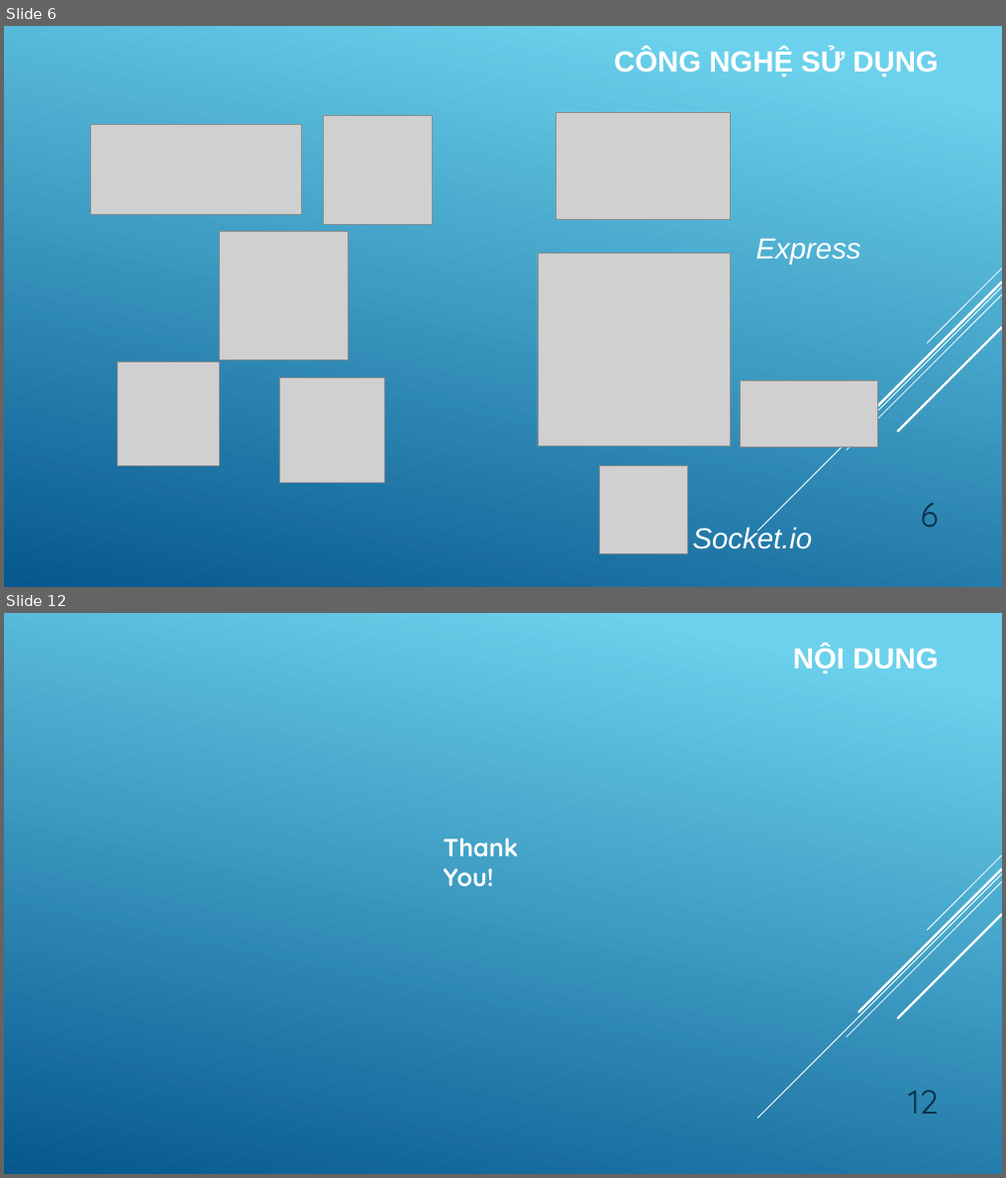
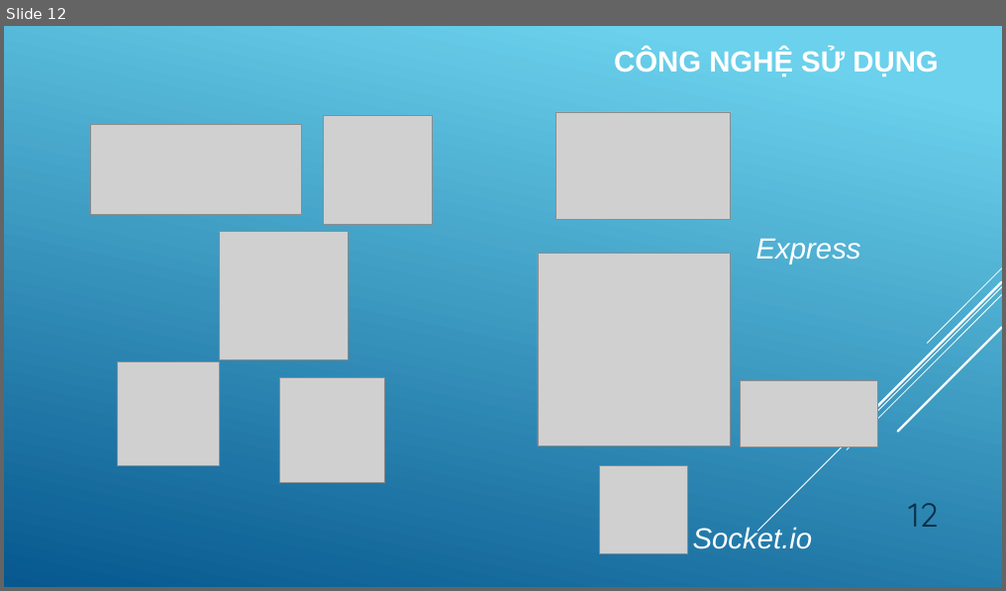
Before and after one commit to quangdat99/btl, a slide deck: Slide.pptx. Shown one above the other, each under a label of ours: slides 6 and 12 before the commit, slide 12 after it; the slides between them are not shown. The pictures are 1006x1178 and 1006x591 pixels, drawn with LibreOffice and Linux fonts; fonts in the diff are those of the drawing; grey boxes stand for pictures. Boxes give left, top, right and bottom in pixels: in the first picture for what was removed or moved away, otherwise in the second. Text is boxed around its words. In the diff, an @@ line names an element or a change of style, - is before the commit and + after.

```diff
--- a/Slide.pptx
+++ b/Slide.pptx
@@ slide 12 removed at box(4, 613, 1002, 1174), background gradient #6ED2EB to #06588E; not listed: 5 template elements that a slide beside it also shows @@
@@ text removed at box(793, 646, 938, 673) @@
-NỘI DUNG
@@ text removed at box(444, 838, 519, 887) @@
-Thank You!
@@ page number removed at box(908, 1090, 938, 1114) @@
-12
@@ what was slide 6 is now slide 12 @@
@@ page number at box(908, 503, 938, 527): text changed @@
-6
+12
```
Also in this commit, not shown: 4 slides changed, 5 slides added, 4 other slides removed.
